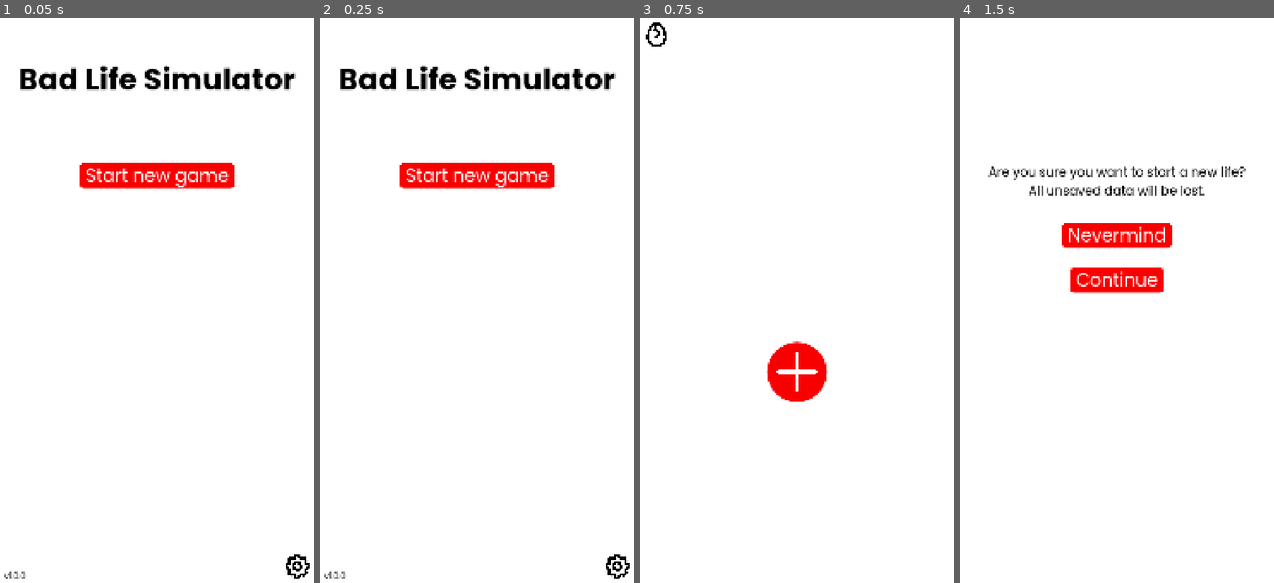
Above: before the commit, frames 1-4 (left to right).
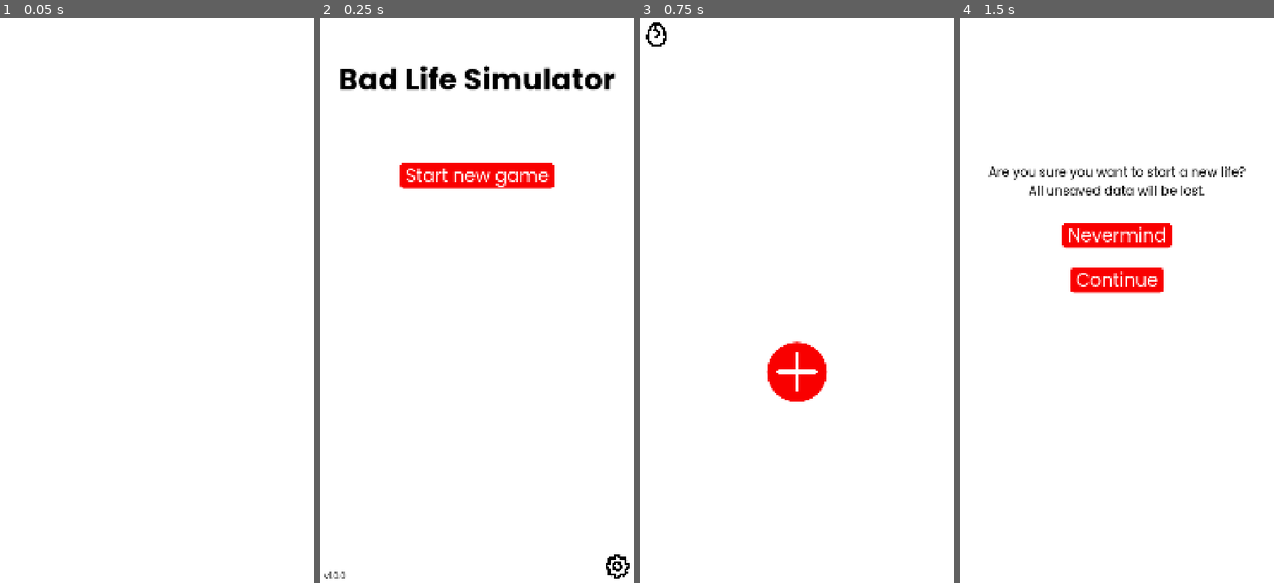
Above: after the commit, the same moments.

Repository: gaulsoodmanbls/badlifesimulator
Game: Godot game, scene res://pages/index.tscn
Same seed, same stepped clock (60 frames per second), same inputs: the game is played once before the commit and once after it.
Inputs (mouse positions are in pixels of both pictures, inside the frame that each line leads up to):
- Up to frame 1 (0.05 s): no input
- Up to frame 2 (0.25 s): no input
- Up to frame 3 (0.75 s): click "Start new game" at 0.5 s
- Up to frame 4 (1.5 s): click (975, 34) at 1.25 s

The runs differ from the first frame. In frame 1, 4.3% of the frame differs, in the area x 1-99%, y 8-100%; in frame 2, nothing differs; in frame 3, nothing differs; in frame 4, nothing differs.

Commit message:
bugfixes
and corrected one spelling mistake. god forbid that gets into the final product. I would be exiled

Diff:
--- a/pages/index.tscn
+++ b/pages/index.tscn
@@ -9,5 +9,13 @@
 
 [node name="background" parent="." unique_id=1290927283 instance=ExtResource("2_itaww")]
 
-[node name="global" type="Node" parent="." unique_id=1694662340]
+[node name="timer" type="Timer" parent="." unique_id=720370252]
+wait_time = 0.1
+one_shot = true
+autostart = true
+ignore_time_scale = true
+
+[node name="global" type="Node" parent="." unique_id=886032543]
 script = ExtResource("6_ijqpa")
+
+[connection signal="timeout" from="timer" to="." method="_on_timer_timeout"]
--- a/pages/scripts/global.gd
+++ b/pages/scripts/global.gd
@@ -1,6 +1,6 @@
 extends Node #author(s): Ethan Scott
 
-#this is this game's global script. It is accessibile from any script at any point. If you need to access or change a variable from here, for instance, firstName, in a different scene, type "global." before the variable name: "global.firstName".
+#this is this game's global script. It is accessible from any script at any point. If you need to access or change a variable from here, for instance, firstName, in a different scene, type "global." before the variable name: "global.firstName".
 
 
 #engine
--- a/pages/scripts/index.gd
+++ b/pages/scripts/index.gd
@@ -10,4 +10,8 @@
 		DisplayServer.window_set_position(Vector2i(100, 100)) #sets window position to the top-left of the screen. Without any repositioning, the window is by default clipping off the screen on PC displays with a resolution of 1080p or lower.
 		print("window size adjusted")
 	print("running version " + global.versionNumber)
-	get_tree().change_scene_to_file("res://pages/main_menu.tscn")
+
+
+func _on_timer_timeout() -> void: #after 0.1 second has passed
+	get_tree().change_scene_to_file("res://pages/main_menu.tscn") #change scene to main menu
+	#requires a wait time otherwise the global script is busy loading and godot will throw an error when you try to change scene
--- a/pages/scripts/newRandomGame.gd
+++ b/pages/scripts/newRandomGame.gd
@@ -19,12 +19,19 @@
 const rareLastNames = ["", "Ery", "Tonk Shank", "Man", "Salad", "Concerning", "", "Recipe", "Guy", "Lol", "DaDuck", "Mc …(196 unchanged characters)…
 
 func cleanLife(): #resets your existing life (if any) and generates new stats
-	global.joy = randi_range(0, 100)
+	global.sex = randi_range(0,1) #turns sex into a random number, either 0 or 1
+	match global.sex: #assigns sex
+		0: #if the number is 0, you are male
+			global.sex = "M"
+			print("you are male!")
+		1: #if 1, you are female
+			global.sex = "F"
+			print("you are female!")
+	global.joy = randi_range(10, 90)
 	global.health = randi_range(0, 100)
 	global.intellect = randi_range(10, 90)
-	global.looks = randi_range(10, 90)
+	global.looks = randi_range(0, 100)
 	global.age = 0
-	global.sex = ""
 	global.firstName = ""
 	global.lastName = ""
 	global.familyFirstNames = []
@@ -33,6 +40,10 @@
 	global.familyAges = []
 	global.familyRelationships = []
 	global.familySexes = []
+	print("Joy: " + str(global.joy))
+	print("Health: " + str(global.health))
+	print("Intellect: " + str(global.intellect))
+	print("Looks: " + str(global.looks))
 
 func namePicker(): #generates a full name for the player
 	print(str(mFirstNames.size()) + " masculine first names.")
@@ -56,7 +67,7 @@
 					global.firstName = mFirstNames[randi_range(0, mFirstNames.size() - 1)] #assigns a male name
 				"F":
 					global.firstName = fFirstNames[randi_range(0, fFirstNames.size() - 1)] #assigns a female name
-		global.lastName = lastNames[randi_range(0,lastNames.size() - 1)] #assigns a random last name. Function does not change depending on sex.
+		global.lastName = lastNames[randi_range(0, lastNames.size() - 1)] #assigns a random last name. Function does not change depending on sex.
 	print("your name is " + global.firstName + " " + global.lastName)
 
 
@@ -234,24 +245,9 @@
 # Called when the node enters the scene tree for the first time.
 func _ready() -> void:
 	$loadingText.text = tips[randi_range(0, tips.size() - 1)] #picks a random tip to display. Must be size -1 because arrays are 0-indexed, meaning that the number of items in the array will be 1 more than the index of the last item.
-	global.sex = randi_range(0,1) #turns sex into a random number, either 0 or 1
-	match global.sex: #assigns sex
-		0: #if the number is 0, you are male
-			global.sex = "M"
-			print("you are male!")
-		1: #if 1, you are female
-			global.sex = "F"
-			print("you are female!")
-	global.joy = randi_range(10,90)
-	global.health = randi_range(1, 100)
-	global.intellect = randi_range(10,90)
-	global.looks = randi_range(1,100)
-	print("Joy: " + str(global.joy))
-	print("Health: " + str(global.health))
-	print("Intellect: " + str(global.intellect))
-	print("Looks: " + str(global.looks))
 	cleanLife()
 	namePicker()
 	epicStatChanges()
 	familyGenerator() #:sob:
+	print("life generated. starting...")
 	get_tree().change_scene_to_file("res://pages/game_menu.tscn") #transport to main game page once loading is finished
